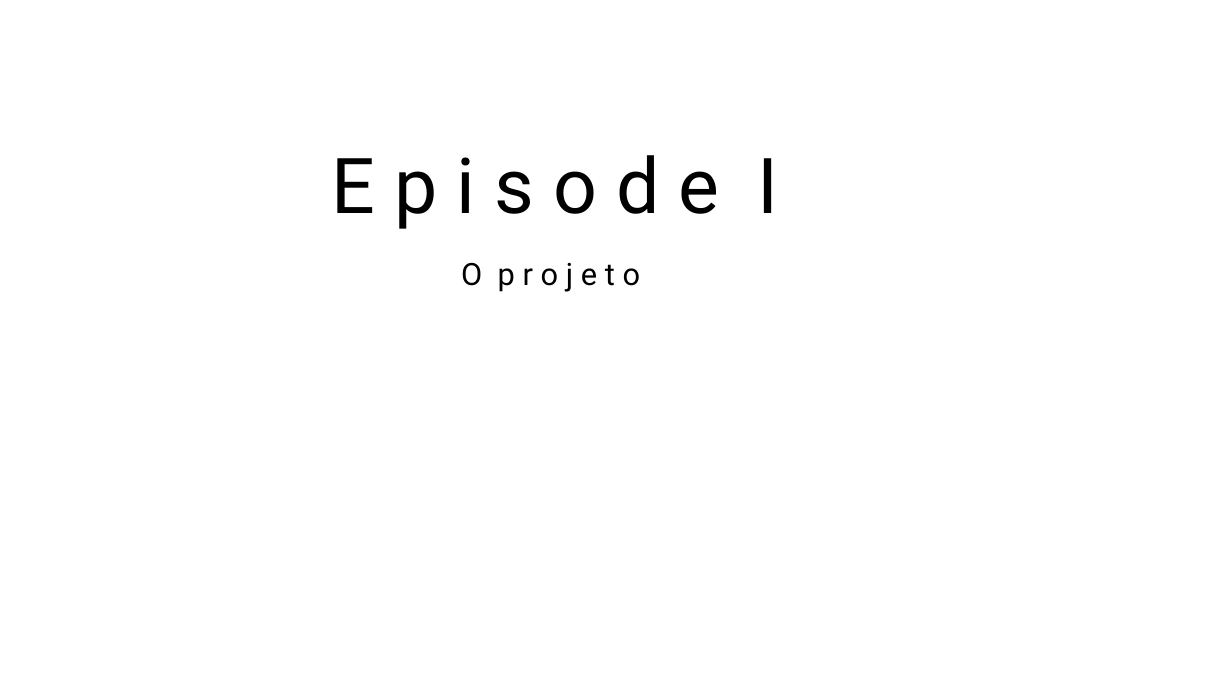
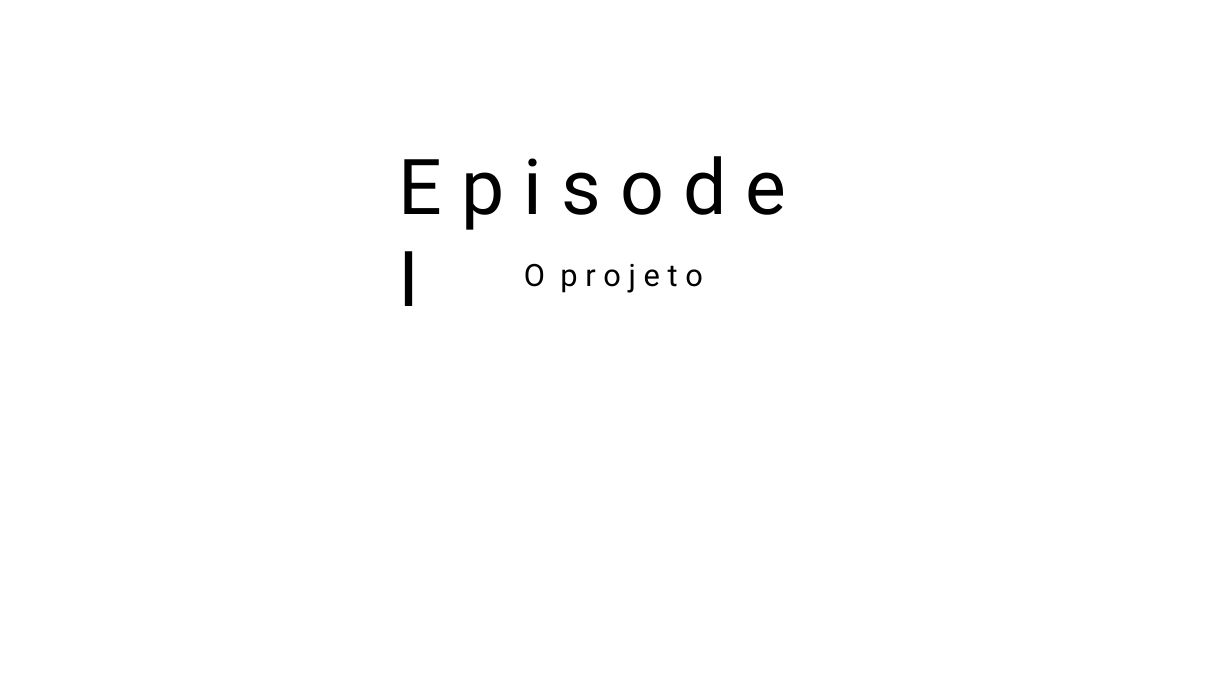
Before and after one commit to daniellygj/Fatec, a slide deck: slide 3 of 2º Semestre/Arquitetura e modelagem de dados/Projeto final/Slide.pptx. Drawn at 1232x693 pixels with LibreOffice and Linux fonts; fonts in the diff are those of the drawing; background and template pictures are left out. Boxes give left, top, right and bottom in pixels: in the first picture for what was removed or moved away, otherwise in the second. Text is boxed around its words. In the diff, an @@ line names an element or a change of style, - is before the commit and + after.

```diff
--- a/2º Semestre/Arquitetura e modelagem de dados/Projeto final/Slide.pptx
+++ b/2º Semestre/Arquitetura e modelagem de dados/Projeto final/Slide.pptx
@@ text "E p i s o ..." rewrapped from [331, 155, 779, 229] to [399, 156, 787, 306] @@
@@ text "O p r o j ...": place and size @@
-text "O p r o j ..." at [461, 262, 641, 292]
+text "O p r o j ..." at [524, 263, 703, 293]
```
Also in this commit, not shown: 3 other slides changed.
